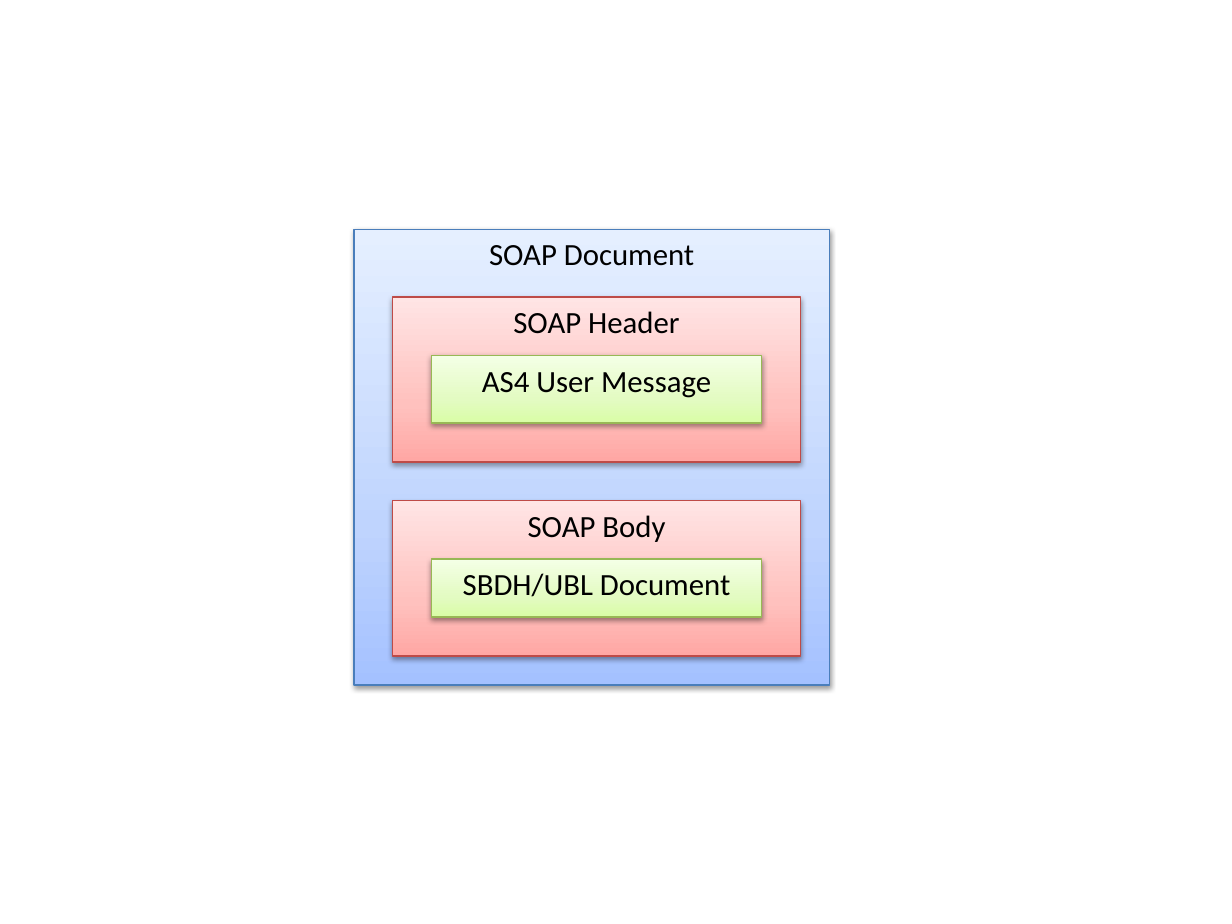
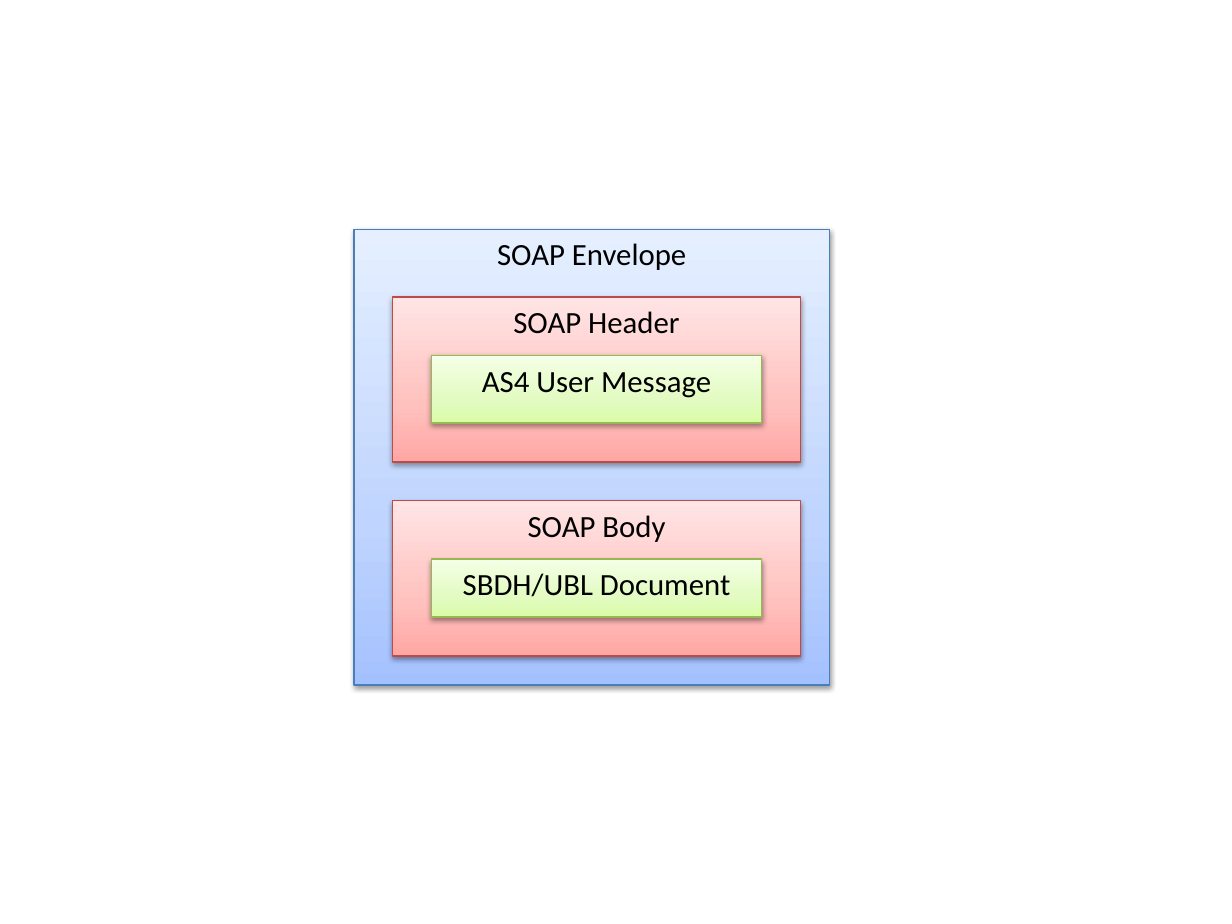
Before and after one commit to phax/phase4, a slide deck: slide 3 of docs/AS4 PEPPOL images.pptx (slide 2 before the commit). Drawn at 1232x924 pixels with LibreOffice and Linux fonts; fonts in the diff are those of the drawing. Boxes give left, top, right and bottom in pixels: in the first picture for what was removed or moved away, otherwise in the second. Text is boxed around its words. In the diff, an @@ line names an element or a change of style, - is before the commit and + after.

```diff
--- a/docs/AS4 PEPPOL images.pptx
+++ b/docs/AS4 PEPPOL images.pptx
@@ text in rectangle at [497,243,686,270]: text changed @@
-SOAP Document
+SOAP Envelope
```
Also in this commit, not shown: 1 other slide changed, 1 slide added.
